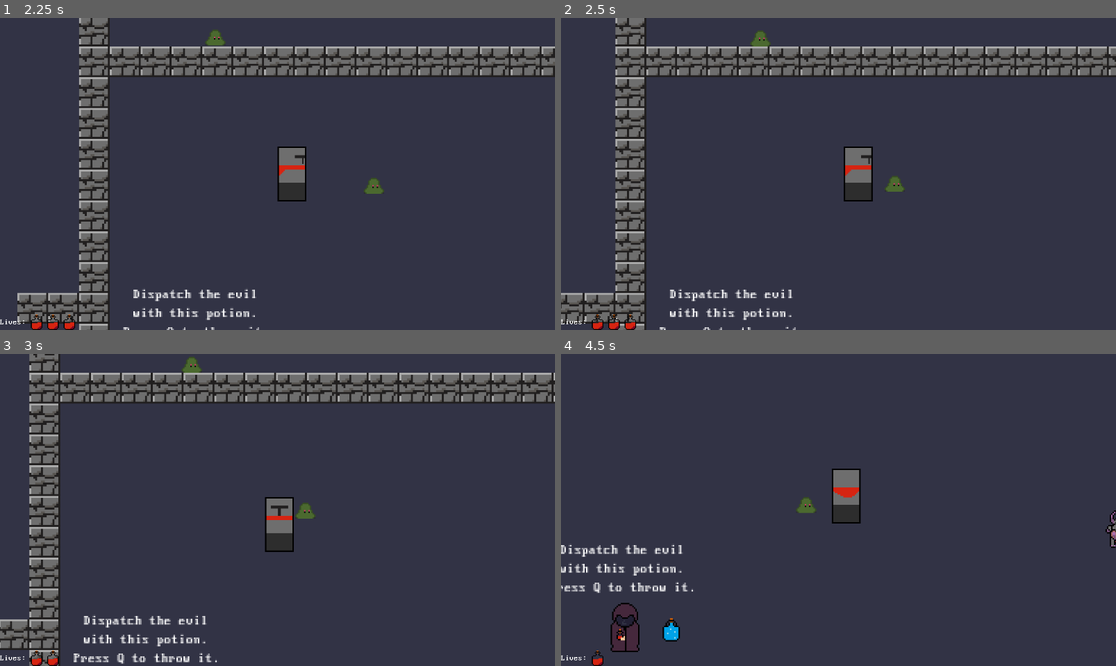
Above: before the commit, frames 1-4 (two rows, left to right).
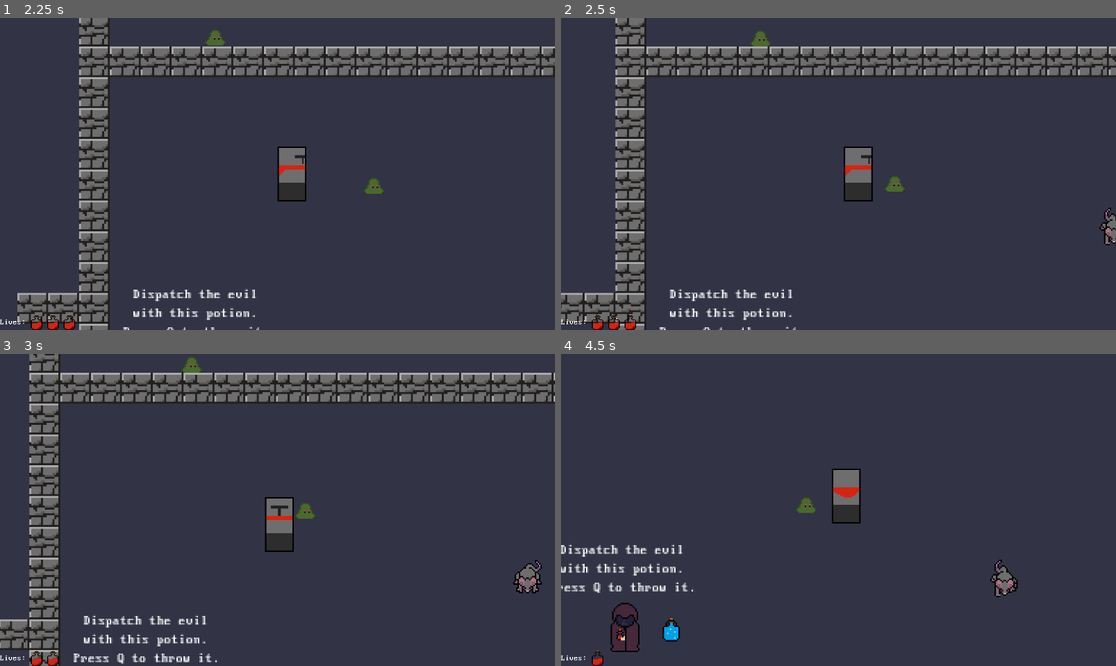
Above: after the commit, the same moments.

Repository: AStellarScene/Liberandum-Game-Refresh
Game: Godot game, scene res://scenes/start.tscn
Same seed, same stepped clock (60 frames per second), same inputs: the game is played once before the commit and once after it.
Inputs:
- Up to frame 1 (2.25 s): click "Start" at 0.5 s; click "Play" at 1.25 s; tap Q (throw) at 2 s; hold Right (ui_right) from 2.03 s (still down); hold Q (throw) from 2.03 s (still down)
- Up to frame 2 (2.5 s): keep holding Right (ui_right); keep holding Q (throw)
- Up to frame 3 (3 s): release Right (ui_right) at 2.78 s; release Q (throw) at 2.78 s; hold Down (ui_down) from 2.78 s (still down); tap Q (throw) at 2.85 s
- Up to frame 4 (4.5 s): tap Q (throw) at 3.5, 4.35 s; release Down (ui_down) at 3.53 s; hold Right (ui_right) 3.53-4.28 s; hold Q (throw) 3.53-4.28 s; hold Up (ui_up) from 4.28 s (still down)

Frame 1 is identical in both runs. In frame 2, 0.2% of the frame differs, in the area x 96-100%, y 60-73%; in frame 3, 0.4%; in frame 4, 0.5%, in the area x 77-100%, y 50-78%.

Commit message:
Update Level.tscn

Diff:
--- a/scenes/Level.tscn
+++ b/scenes/Level.tscn
@@ -99,39 +99,39 @@
 position = Vector2(328, 328)
 
 [node name="Enemy" parent="." node_paths=PackedStringArray("endPoint") instance=ExtResource("11_lgfei")]
-position = Vector2(976, 320)
+position = Vector2(970, 320)
 endPoint = NodePath("Marker2D")
 
 [node name="Marker2D" type="Marker2D" parent="Enemy"]
-position = Vector2(138.333, 127.333)
+position = Vector2(0, 127.333)
 
 [node name="Enemy4" parent="." node_paths=PackedStringArray("endPoint") instance=ExtResource("11_lgfei")]
 position = Vector2(1888, 992)
 endPoint = NodePath("Marker2D")
 
 [node name="Marker2D" type="Marker2D" parent="Enemy4"]
-position = Vector2(-52.3333, -123.333)
+position = Vector2(0, -123.333)
 
 [node name="Enemy5" parent="." node_paths=PackedStringArray("endPoint") instance=ExtResource("11_lgfei")]
 position = Vector2(320, 1368)
 endPoint = NodePath("Marker2D")
 
 [node name="Marker2D" type="Marker2D" parent="Enemy5"]
-position = Vector2(3, 127.667)
+position = Vector2(0, 127.667)
 
 [node name="Enemy2" parent="." node_paths=PackedStringArray("endPoint") instance=ExtResource("11_lgfei")]
 position = Vector2(1832, -64)
 endPoint = NodePath("Marker2D")
 
 [node name="Marker2D" type="Marker2D" parent="Enemy2"]
-position = Vector2(-0.99998, 150.667)
+position = Vector2(0, 150.667)
 
 [node name="Enemy3" parent="." node_paths=PackedStringArray("endPoint") instance=ExtResource("11_lgfei")]
 position = Vector2(-248, 808)
 endPoint = NodePath("Marker2D")
 
 [node name="Marker2D" type="Marker2D" parent="Enemy3"]
-position = Vector2(103, 81.6667)
+position = Vector2(0, 81.667)
 
 [node name="NPC" parent="." instance=ExtResource("12_obgrf")]
 position = Vector2(184, 736)
